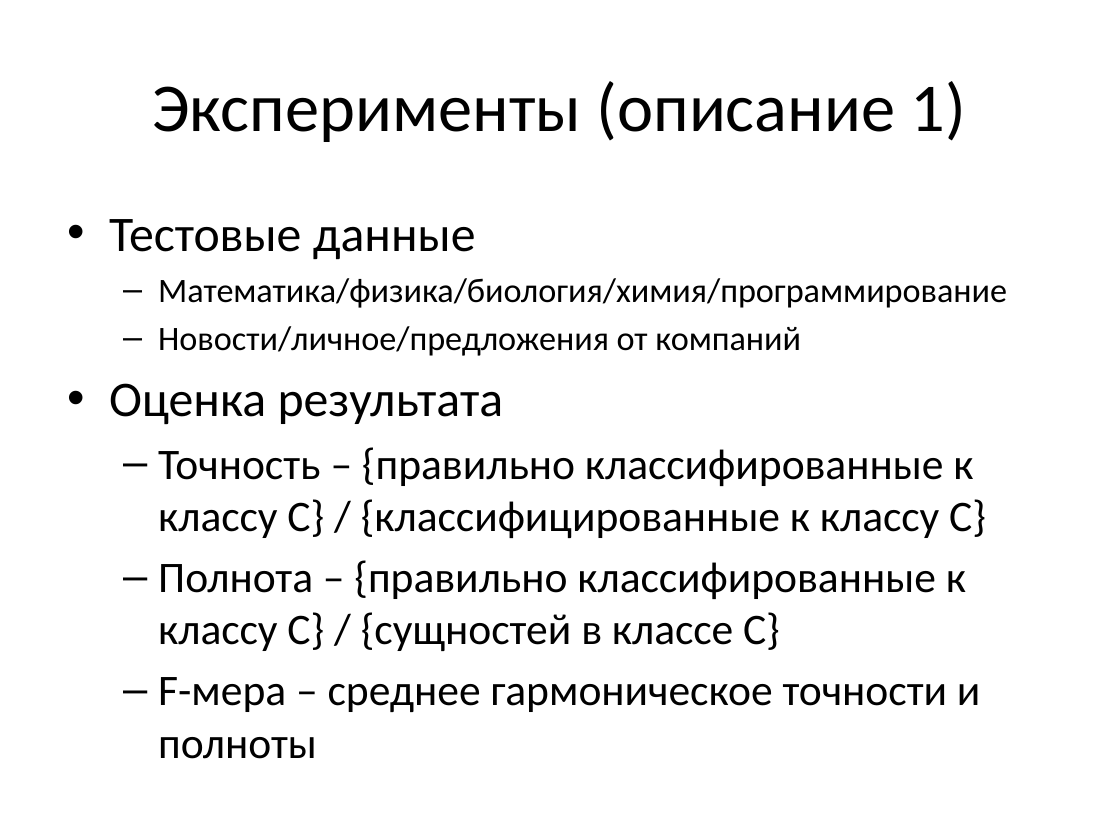
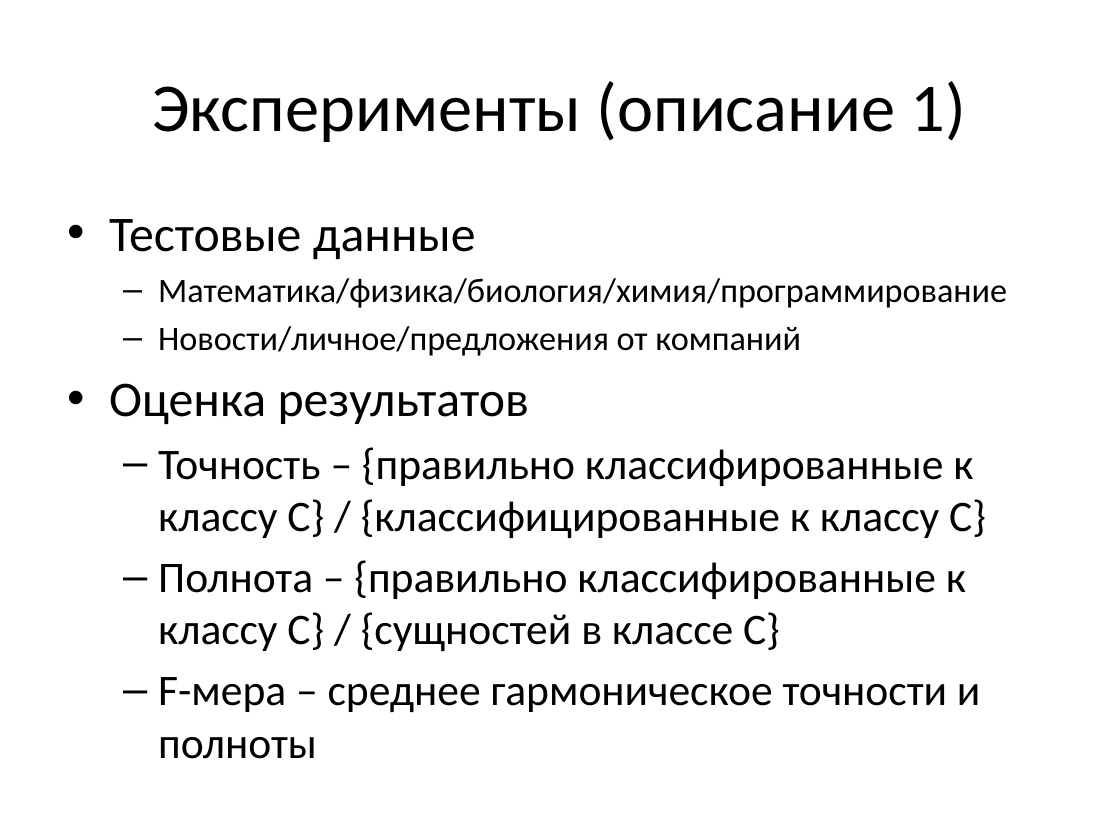
Before and after one commit to ttim/Diploma, a slide deck: slide 6 of docs/diploma.pptx. Drawn at 1120x840 pixels with LibreOffice and Linux fonts; fonts in the diff are those of the drawing. Boxes give left, top, right and bottom in pixels: in the first picture for what was removed or moved away, otherwise in the second. Text is boxed around its words. In the diff, an @@ line names an element or a change of style, - is before the commit and + after.

```diff
--- a/docs/diploma.pptx
+++ b/docs/diploma.pptx
@@ text at bbox=[109, 383, 529, 425]: text changed @@
-• Оценка результата
+• Оценка результатов
```
Also in this commit, not shown: 6 other slides changed, 1 other file.
